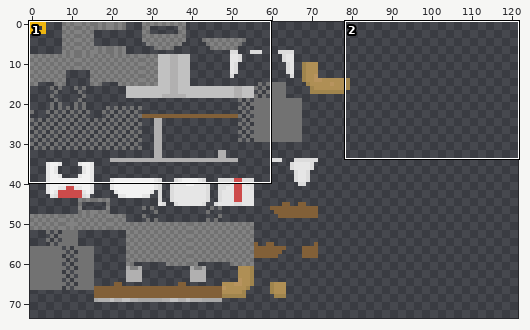
Sprite sheet -- src/main/resources/assets/wyscarmory/textures/armor/crusader_armor_chain.png. Above, an overview of the earlier version with the close-up marked.
Close-up. Before:
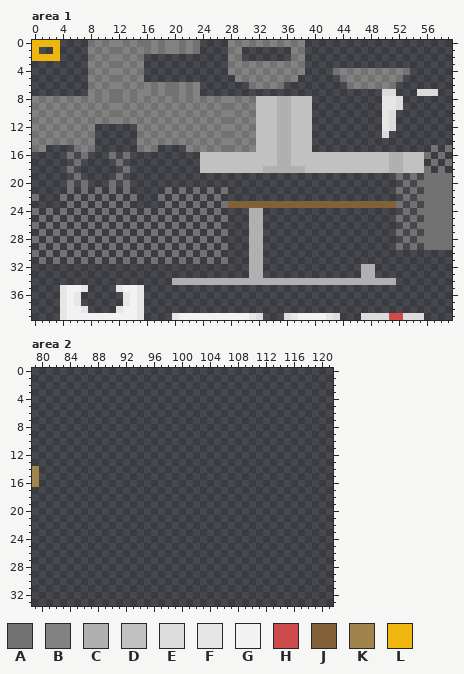
The file is 128x128 pixels. Colours within 5 levels of each other are drawn and written as one. Shown: area 1: x 0..59, y 0..39; area 2: x 79..121, y 0..33. The wide view leaves out empty margins.
Palette (. is transparent): A #727272  B #828282  C #b1b0b0  D #c1c1c1  E #dcdcdc  F #e6e6e6  G #f2f2f2  H #cd4b4b  J #826038  K #9f844d  L #efb610
Pixels before, area 1, first column x 0:
 0 LLLL....ABABBABAABABBABA....BABABABABAB.....................
 1 L..L....BABAABABABABBABA....AB.......BA.....................
 2 LLLL....ABABBABA............BA.......AB.....................
 3 ........BABAABAB............ABABABABABA.....................
 4 ........ABABBABA............BABABABABAB....ABABABABABA......
 5 ........BABAABAB.............BABABABAB......ABABABABA.......
 6 ........ABABBABABABAABAB.......ABABA.........ABABABA........
 7 ........BABAABABBABAABAB..........................EE...EEE..
 8 BABABABABABAABABABABABABABABBABADDDCCDDD..........FFE.......
 9 ABABABABABABBABABABABABABABAABABDDDCCDDD..........FFE.......
10 BABABABABABAABABABABABABABABBABADDDCCDDD..........FE........
11 ABABABABABABBABABABABABABABAABABDDDCCDDD..........FE........
12 BABABABAB......BABABABABABABBABADDDCCDDD..........FE........
13 ABABABABA......ABABABABABABAABABDDDCCDDD..........E.........
14 BABABABAB......BABABABABABABBABADDDCCDDD....................
15 AB....ABA......ABA....BABABAABABDDDCCDDD.................A.A
16 .....A.A...A.A..........DDDDDDDDDDDCCDDDDDDDDDDDDDDCCDDDA.A.
17 ......A.....A...........DDDDDDDDDDDCCDDDDDDDDDDDDDDCCDDD.A.A
18 .....A.......A..........DDDDDDDDDCCCCCCDDDDDDDDDDDDCCDDDA.A.
19 ......A.....A.......................................A.A.AAAA
20 .....A.A...A.A.......................................A.AAAAA
21 .....A.A.A.A.A.....A.A.A.A.A........................A.A.AAAA
22 A...A.A.A.A.A.A...A.A.A.A.A..........................A.AAAAA
23 .....A.A.A.A.A.....A.A.A.A.AJJJJJJJJJJJJJJJJJJJJJJJJA.A.AAAA
24 A.A.A.A.A.A.A.A.A.A.A.A.A.A....CC....................A.AAAAA
25 .A.A.A.A.A.A.A.A.A.A.A.A.A.A...CC...................A.A.AAAA
26 A.A.A.A.A.A.A.A.A.A.A.A.A.A....CC....................A.AAAAA
27 .A.A.A.A.A.A.A.A.A.A.A.A.A.A...CC...................A.A.AAAA
28 A.A.A.A.A.A.A.A.A.A.A.A.A.A....CC....................A.AAAAA
29 .A.A.A.A.A.A.A.A.A.A.A.A.A.A...CC...................A.A.AAAA
30 A.A.A.A.A.A.A.A.A.A.A.A.A.A....CC...........................
31 .A.A.A.A.A.A.A.A.A.A.A.A.A.A...CC...........................
32 ...............................CC..............CC...........
33 ...............................CC..............CC...........
34 ....................CCCCCCCCCCCCCCCCCCCCCCCCCCCCCCCC........
35 ....FGGF....FGGF............................................
36 ....FGF......FGF............................................
37 ....FGF......FGF............................................
38 ....FGGF....FGGF............................................
39 ....FGGGGGGGGGGF....FGGGGGGGGGGFE...EFGGGGFE...EEEEHHEEE....
Pixels before, area 2, first column x 79:
14 K
15 K
16 K
And afterwards:
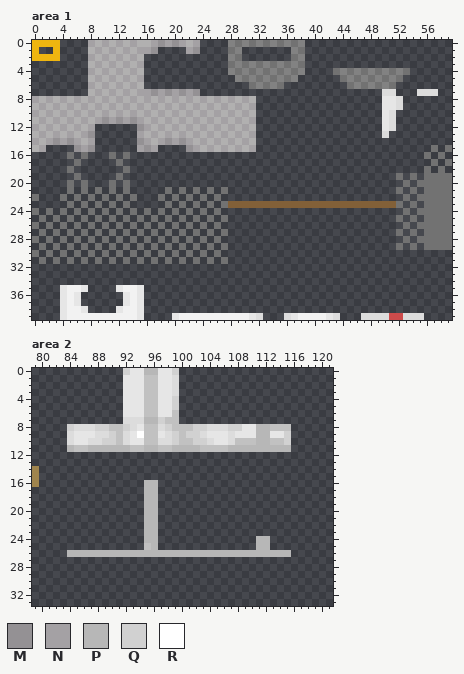
Colours new in this view: M #949194  N #a4a1a4  P #b7b7b7  Q #d1d1d1  R #ffffff
Changes in this commit:
Changed rows in their new state; - is an unchanged pixel.
Area 1:
first column x 0:
 0 --------NCNCNCNCCNMNMNCN--------------------------------
 1 --------CNCNCNCNNM....NM--------------------------------
 2 --------NCNCNCNC----------------------------------------
 3 --------CNCNCNCN----------------------------------------
 4 --------NCNCNCNC----------------------------------------
 5 --------CNCNCNCN----------------------------------------
 6 --------NCNCNCNC........--------------------------------
 7 --------CNCNCNCNNMNMNMNM--------------------------------
 8 NCNCNCNCNCNCNCNCNCNCNCNCNCNCNCNC........----------------
 9 CNCNCNCNCNCNCNCNCNCNCNCNCNCNCNCN........----------------
10 NCNCNCNCNCNCNCNCNCNCNCNCNCNCNCNC........----------------
11 CNCNCNCNCNMNMNMNCNCNCNCNCNCNCNCN........----------------
12 NCNCNCNCN------MNCNCNCNCNCNCNCNC........----------------
13 CNCNCNCNM------NCNCNCNCNCNCNCNCN........----------------
14 NCNMNMNCN------MNCNMNMNCNCNCNCNC........----------------
15 CN----MNM------NMN----MNCNCNCNCN........----------------
16 ------------------------................................
17 ------------------------................................
18 ------------------------................................
first column x 20:
24 -----------..-------------------
25 -----------..-------------------
26 -----------..-------------------
27 -----------..-------------------
28 -----------..-------------------
29 -----------..-------------------
30 -----------..-------------------
31 -----------..-------------------
32 -----------..--------------..---
33 -----------..--------------..---
34 ................................
Area 2:
first column x 84:
 0 --------QFFPPFFQ----------------
 1 --------FFFDDFFE----------------
 2 --------FFFDDFFE----------------
 3 --------FFFDDFFE----------------
 4 --------FFFDDFFQ----------------
 5 --------FFFDDFFQ----------------
 6 --------FFFDDFFD----------------
 7 --------EEEPPQDD----------------
 8 QEEEQQDDQEFDDEQDDDQQEEEQQFFPPDDD
 9 EFFFEEQDEFRDDFEQDQQEFFFEFFFPPFFQ
10 EFFEEQQDEFFDDEEQDDQQEFFEDDDPPDDQ
11 PDDPPPPPPDDPPDDPPPPDDDDPPPPPPPPP
first column x 84:
16 -----------PP-------------------
17 -----------PP-------------------
18 -----------PP-------------------
19 -----------PP-------------------
20 -----------PP-------------------
21 -----------PP-------------------
22 -----------PP-------------------
23 -----------PP-------------------
24 -----------PP--------------PP---
25 -----------DP--------------PP---
26 PPPPPPPPPPPPPPPPPPPPPPPPPPPPPPPP
Where, in picture pixels (left, top, right, bottom), the same in both close-ups:
changed: (32, 40, 424, 173)
erased: (172, 208, 396, 285)
added: (67, 368, 291, 452)
added: (67, 480, 291, 557)
